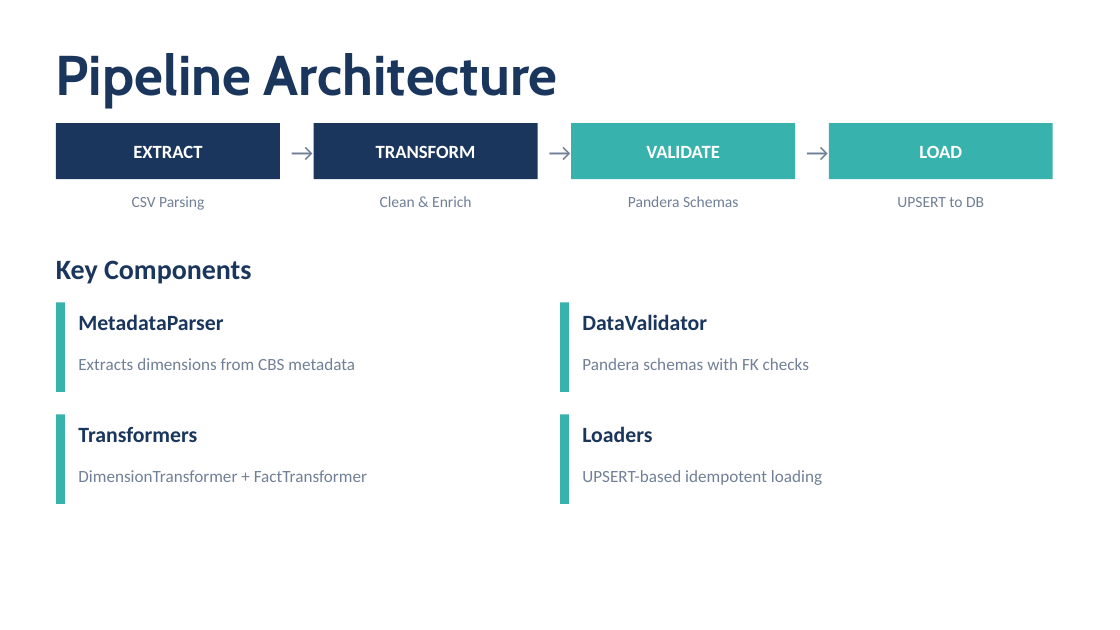
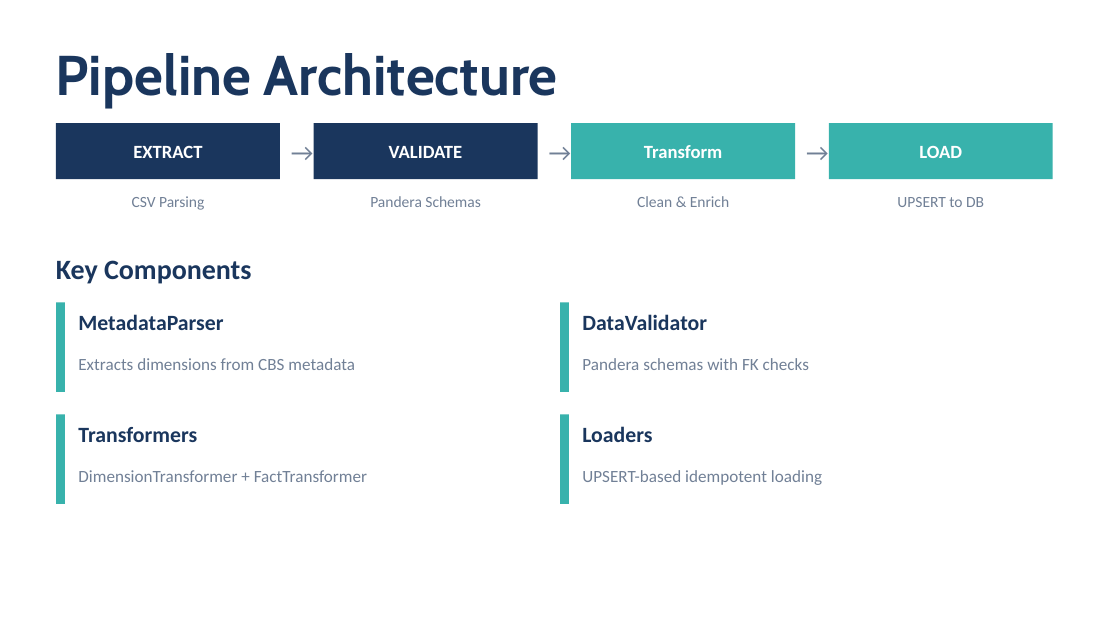
Before and after one commit to bergamobobson/revo-dataengineering-challenge, a slide deck: slide 4 of odin_full_presentation.pptx. Drawn at 1120x630 pixels with LibreOffice and Linux fonts; fonts in the diff are those of the drawing. Boxes give left, top, right and bottom in pixels: in the first picture for what was removed or moved away, otherwise in the second. Text is boxed around its words. In the diff, an @@ line names an element or a change of style, - is before the commit and + after.

```diff
--- a/odin_full_presentation.pptx
+++ b/odin_full_presentation.pptx
@@ text at [389, 146, 463, 158]: text changed @@
-TRANSFORM
+VALIDATE
@@ text at [644, 145, 722, 158]: text changed @@
-VALIDATE
+Transform
@@ text at [370, 196, 480, 207]: text changed @@
-Clean & Enrich
+Pandera Schemas
@@ text at [637, 196, 729, 207]: text changed @@
-Pandera Schemas
+Clean & Enrich
```
Also in this commit, not shown: 6 other slides changed, 1 slide removed, 1 other file.
